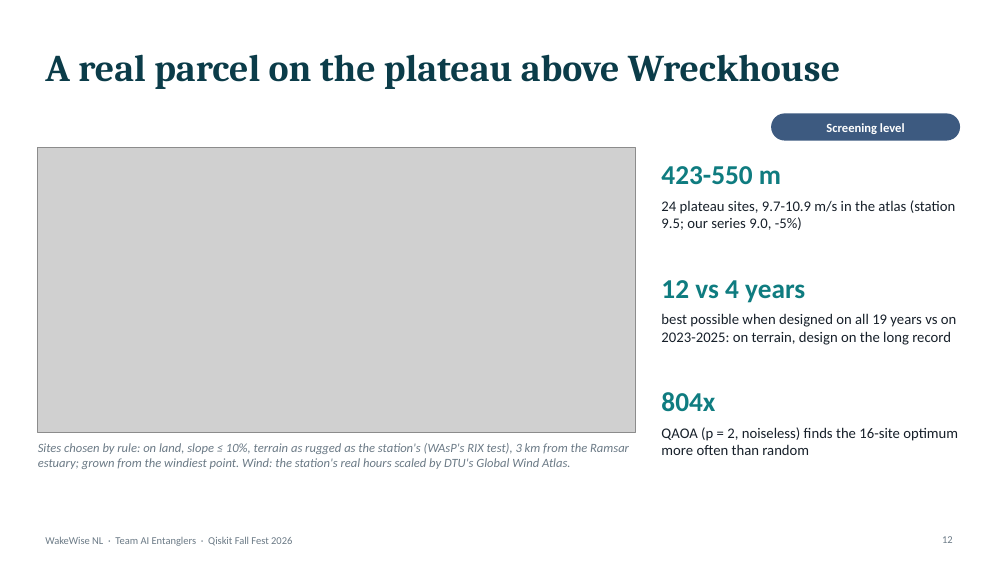
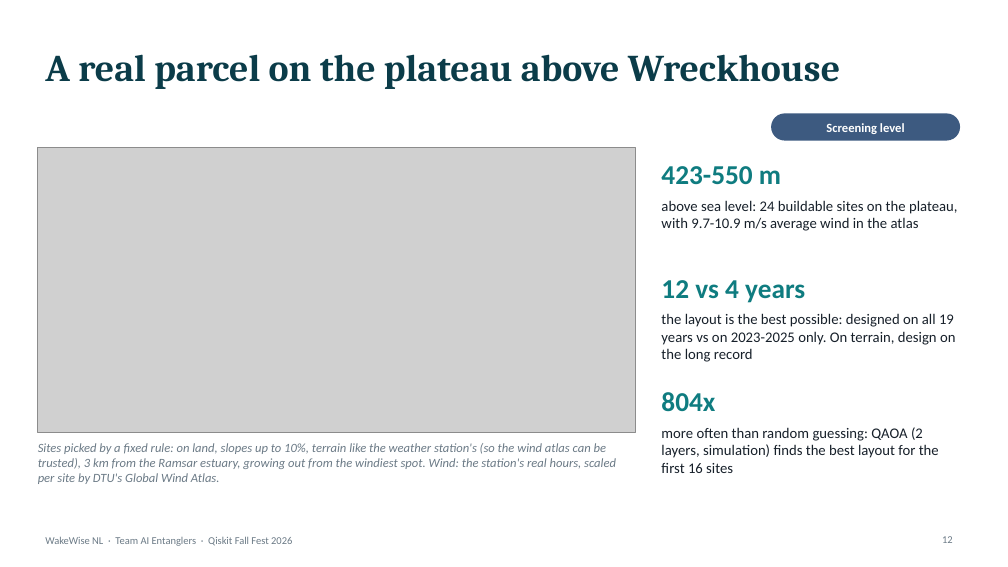
Before and after one commit to mrw-soumik/Qiskit-AI-Entanglers-, a slide deck: slide 12 of slides/WakeWise_NL_AI_Entanglers.pptx. Drawn at 1008x567 pixels with LibreOffice and Linux fonts; fonts in the diff are those of the drawing; grey boxes stand for pictures. Boxes give left, top, right and bottom in pixels: in the first picture for what was removed or moved away, otherwise in the second. Text is boxed around its words. In the diff, an @@ line names an element or a change of style, - is before the commit and + after.

```diff
--- a/slides/WakeWise_NL_AI_Entanglers.pptx
+++ b/slides/WakeWise_NL_AI_Entanglers.pptx
@@ text at bbox=[661, 200, 958, 231]: text changed @@
-24 plateau sites, 9.7-10.9 m/s in the atlas (station 9.5; our series 9.0, -5%)
+above sea level: 24 buildable sites on the plateau, with 9.7-10.9 m/s average wind in the atlas
@@ text at bbox=[661, 313, 955, 362]: text changed @@
-best possible when designed on all 19 years vs on 2023-2025: on terrain, design on the long record
+the layout is the best possible: designed on all 19 years vs on 2023-2025 only. On terrain, design on the long record
@@ text at bbox=[38, 443, 616, 484]: text changed @@
-Sites chosen by rule: on land, slope ≤ 10%, terrain as rugged as the station's (WAsP's RIX test), 3 km from the Ramsar estuary; grown from the windiest point. Wind: the station's real hours scaled by DTU's Global Wind Atlas.
+Sites picked by a fixed rule: on land, slopes up to 10%, terrain like the weather station's (so the wind atlas can be trusted), 3 km from the Ramsar estuary, growing out from the windiest spot. Wind: the station's real hours, scaled per site by DTU's Global Wind Atlas.
@@ text at bbox=[661, 427, 939, 473]: text changed @@
-QAOA (p = 2, noiseless) finds the 16-site optimum more often than random
+more often than random guessing: QAOA (2 layers, simulation) finds the best layout for the first 16 sites
```
Also in this commit, not shown: 15 other slides changed, 2 other files.
